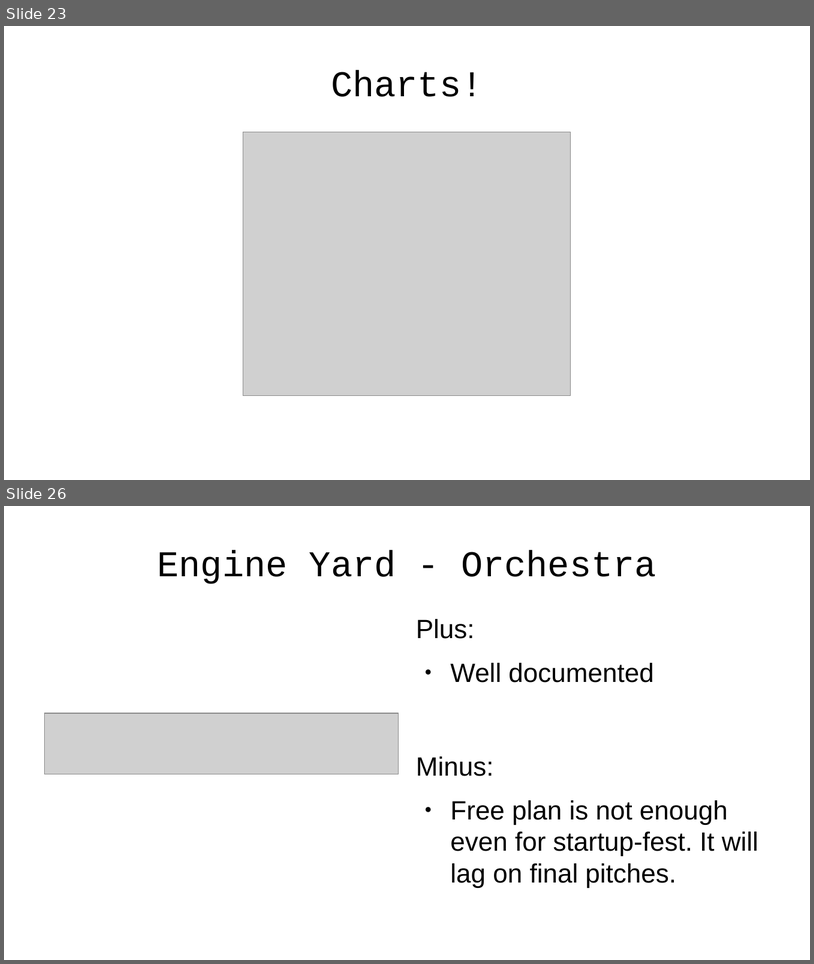
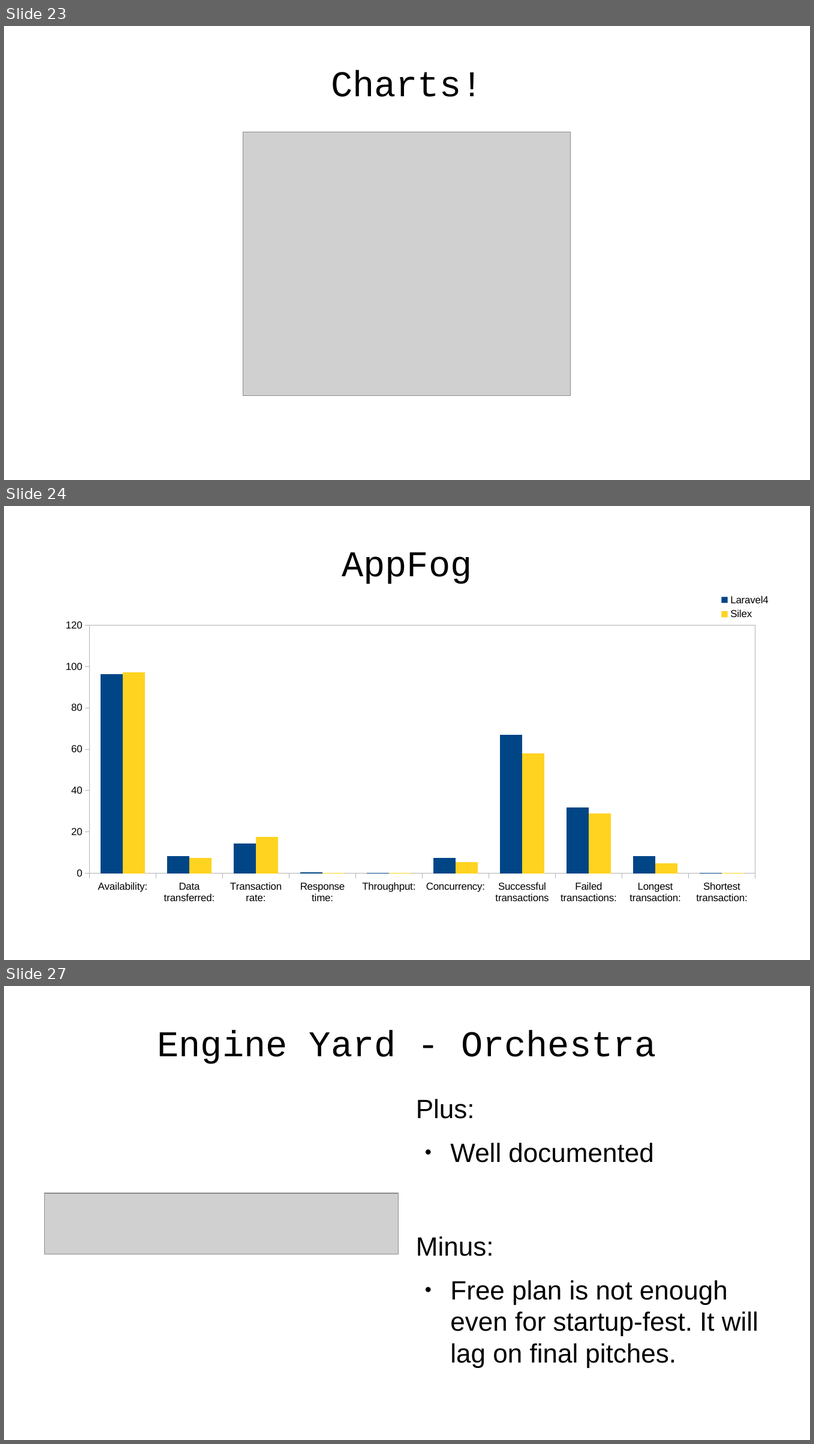
Before and after one commit to emgiezet/meetphp-8, a slide deck: presentation/presentation.odp. Shown one above the other, each under a label of ours: slides 23 and 26 before the commit, slides 23, 24 and 27 after it; the slides between them are not shown. The pictures are 814x964 and 814x1444 pixels, drawn with LibreOffice and Linux fonts; fonts in the diff are those of the drawing; grey boxes stand for pictures; background and template pictures are left out. Boxes give left, top, right and bottom in pixels: in the first picture for what was removed or moved away, otherwise in the second. Text is boxed around its words. In the diff, an @@ line names an element or a change of style, - is before the commit and + after.

```diff
--- a/presentation/presentation.odp
+++ b/presentation/presentation.odp
@@ slide 24 added at [4,506,810,960], background picture (left out) @@
@@ title added at [342,552,472,584], 35.7 pt, text #000000 @@
+AppFog
@@ column chart added at [40,585,781,933] @@
+categories: Availability:, Data transferred:, Transaction rate:, Response time:, Throughput:, Concurrency:, Successful transactions, Failed transactions:, Longest transaction:, Shortest transaction:
+Laravel4: 96, 8, 15, 1, 0, 8, 67, 32, 8, 0
+Silex: 97, 7, 18, 0, 0, 5, 58, 29, 5, 0
@@ what was slide 26 is now slide 27 @@
```
Also in this commit, not shown: 6 slides changed, 3 other slides added, 3 slides removed, 4 other files.
